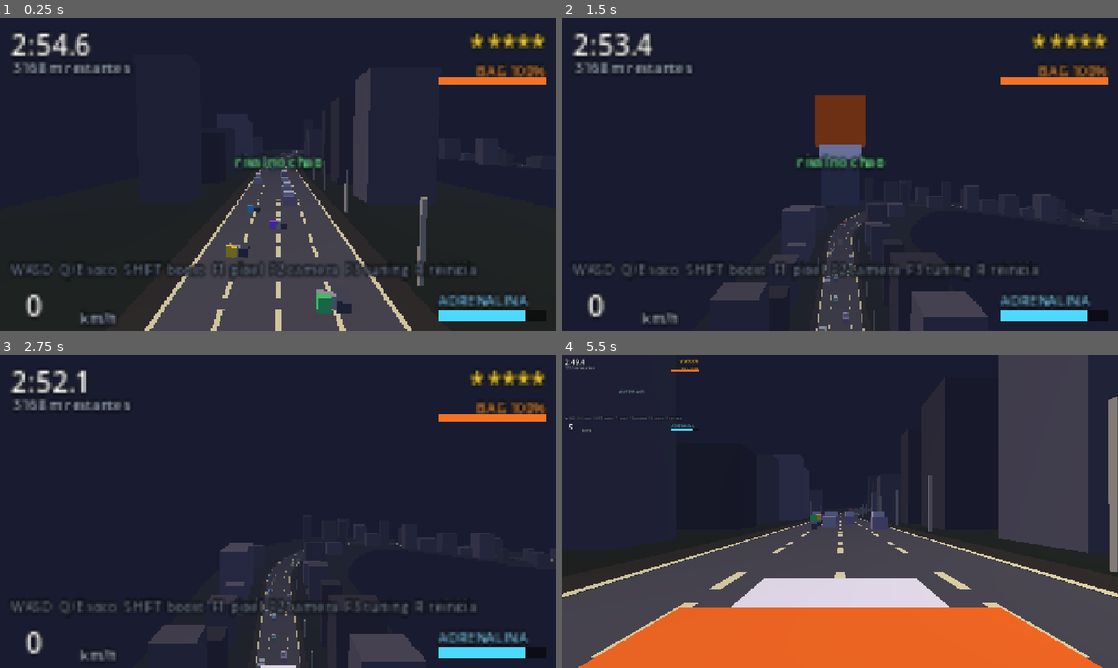
Above: before the commit, frames 1-4 (two rows, left to right).
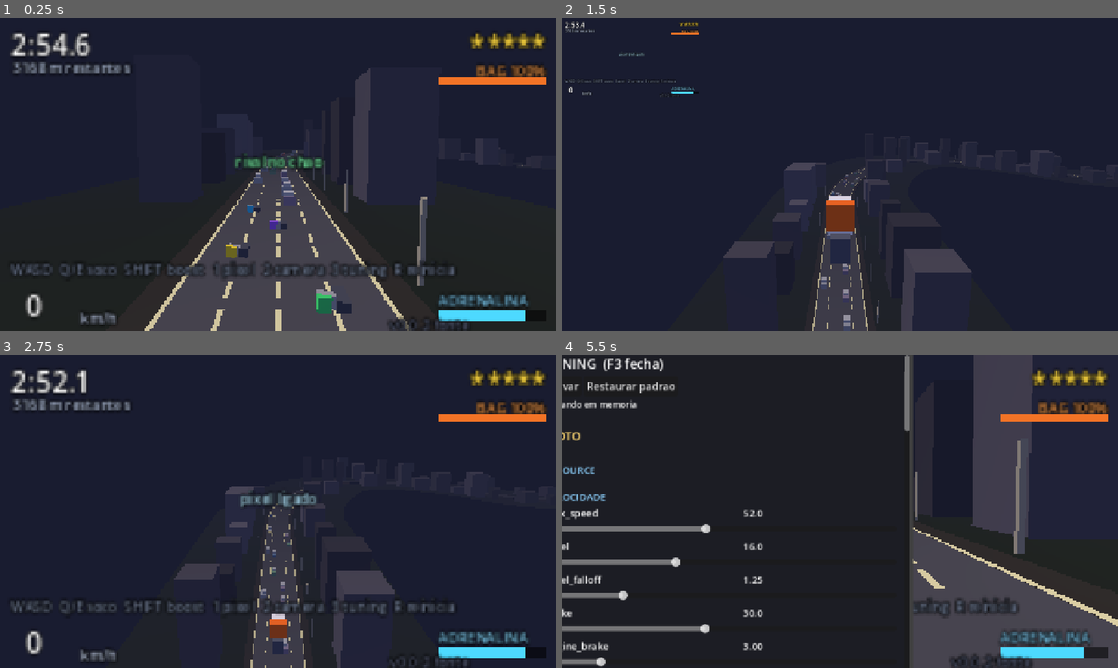
Above: after the commit, the same moments.

Repository: GuiMartins/game-project-001
Game: Godot game, scene res://scenes/main.tscn
Same seed, same stepped clock (60 frames per second), same inputs: the game is played once before the commit and once after it.
Inputs:
- Up to frame 1 (0.25 s): no input
- Up to frame 2 (1.5 s): tap Enter at 0.5 s; hold E (hit_right) 0.53-1.28 s; tap 1 at 0.6 s; tap 2 at 0.8, 1.35 s; hold S (ride_brake) from 1.28 s (still down)
- Up to frame 3 (2.75 s): tap 3 at 1.55, 2.1 s; release S (ride_brake) at 2.03 s; hold E (hit_right) from 2.03 s (still down); tap 1 at 2.3 s
- Up to frame 4 (5.5 s): release E (hit_right) at 2.78 s; hold Up 2.78-3.53 s; tap Shift (ride_boost) at 2.85 s; tap 2 at 3.05, 5.1 s; hold W (ride_throttle) 3.53-4.28 s; hold Q (hit_left) 3.53-5.03 s; tap 3 at 3.8 s; tap F2 (debug_camera_cycle) at 4.15 s; tap 1 at 4.35 s; tap F1 (debug_pixel_toggle) at 4.9 s; hold S (ride_brake) from 5.03 s (still down)

The runs differ from the first frame. In frame 1, 0.7% of the frame differs, in the area x 38-86%, y 77-100%; in frame 2, 12%; in frame 3, 6.6%; in frame 4, 48%, in the area x 0-100%, y 0-100%.

Commit message:
Teclas 1/2/3 e carimbo de versão no HUD
No macOS as teclas de função são do sistema - brilho, Mission Control -
e o jogo só as recebe se o usuário segurar Fn ou tiver mudado a
preferência. Na prática o painel de tuning (F3) nunca abria, e nada na
tela dizia por quê: parece jogo quebrado, não teclado.

1, 2 e 3 passam a valer junto com F1, F2 e F3. O texto de ajuda e o
LEIA-ME dos zips agora mostram os números.

E o HUD ganhou um carimbo com a versão e se aquilo é o executável
exportado ou o projeto rodando da fonte. "Continua igual" e "você está
abrindo o build antigo" são indistinguíveis sem isso, e a diferença já
custou uma rodada de teste.

Co-Authored-By: Claude Opus 5 <noreply@anthropic.com>

Diff:
--- a/scripts/controls.gd
+++ b/scripts/controls.gd
@@ -13,9 +13,14 @@
 	"ride_boost": [KEY_SHIFT],
 	"hit_left": [KEY_Q],
 	"hit_right": [KEY_E],
-	"debug_pixel_toggle": [KEY_F1],
-	"debug_camera_cycle": [KEY_F2],
-	"debug_tuning_panel": [KEY_F3],
+	# 1/2/3 ao lado de F1/F2/F3 por causa do macOS: la as teclas de funcao sao
+	# do sistema (brilho, Mission Control) e o jogo so as recebe se o usuario
+	# segurar Fn ou tiver mudado a preferencia. Na pratica isso significava um
+	# painel de tuning que nao abria - e ninguem descobre sozinho que o
+	# problema e do teclado, e nao do jogo.
+	"debug_pixel_toggle": [KEY_F1, KEY_1],
+	"debug_camera_cycle": [KEY_F2, KEY_2],
+	"debug_tuning_panel": [KEY_F3, KEY_3],
 	"debug_restart": [KEY_R],
 }
 
--- a/scripts/hud.gd
+++ b/scripts/hud.gd
@@ -71,7 +71,15 @@
 	_wrong_way_label.visible = false
 
 	_hint_label = _label(root, Vector2(6, H - 42), 8, Color(0.45, 0.5, 0.6))
-	_hint_label.text = "WASD  Q/E soco  SHIFT boost  F1 pixel  F2 camera  F3 tuning  R reinicia"
+	_hint_label.text = "WASD  Q/E soco  SHIFT boost  1 pixel  2 camera  3 tuning  R reinicia"
+
+	# Carimbo de versao, e se isto e o executavel ou o projeto rodando da
+	# fonte. Existe porque "continua igual" e "voce esta abrindo o build
+	# antigo" sao indistinguiveis sem ele, e ja custaram uma rodada de teste.
+	var stamp := _label(root, Vector2(W - 96, H - 10), 8, Color(0.35, 0.38, 0.48))
+	stamp.text = "v%s %s" % [
+		ProjectSettings.get_setting("application/config/version", "?"),
+		"build" if OS.has_feature("template") else "fonte"]
 
 	_end_panel = Control.new()
 	_end_panel.set_anchors_and_offsets_preset(Control.PRESET_FULL_RECT)
Not shown, changed: docs/INSTALAR.txt
Not shown, changed: README.md
